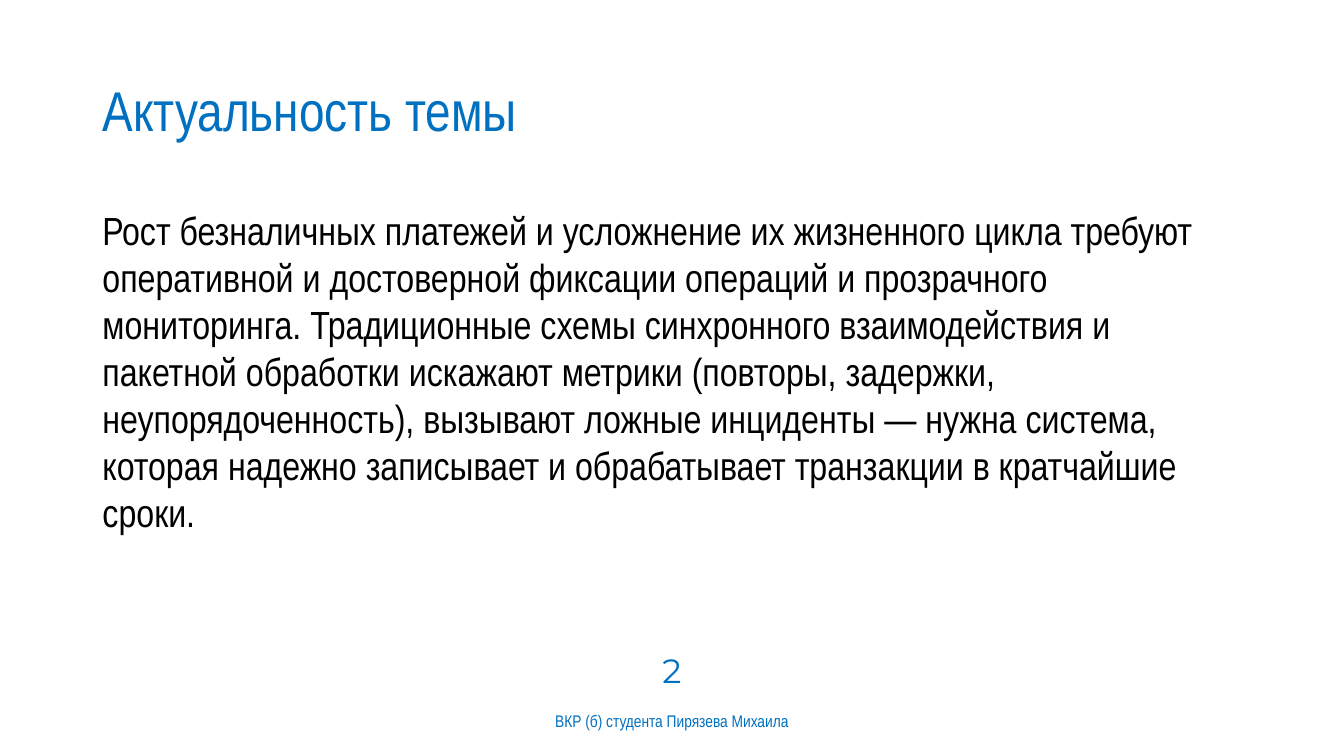
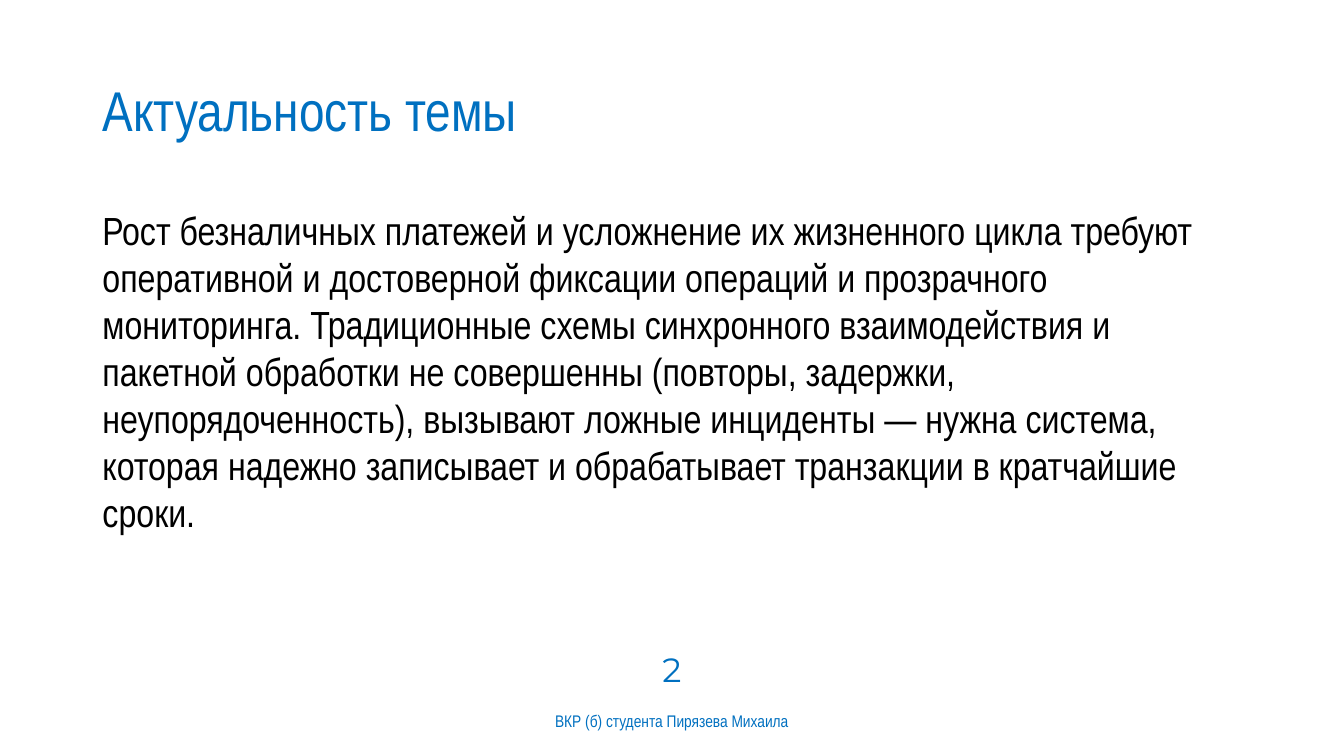
Before and after one commit to MAPiryazev/Diploma, a slide deck: slide 2 of docs/презентация.pptx. Drawn at 1344x756 pixels with LibreOffice and Linux fonts; fonts in the diff are those of the drawing; background and template pictures are left out. Boxes give left, top, right and bottom in pixels: in the first picture for what was removed or moved away, otherwise in the second. Text is boxed around its words. In the diff, an @@ line names an element or a change of style, - is before the commit and + after.

Commit message:
presentation

```diff
--- a/docs/презентация.pptx
+++ b/docs/презентация.pptx
@@ text at bbox=[102, 216, 1192, 535]: text changed @@
-Рост безналичных платежей и усложнение их жизненного цикла требуют оперативной и достоверной фиксации операций и прозрачного мониторинга. Традиционные схемы синхронного взаимодействия и пакетной обработки искажают метрики (повторы, задержки, неупорядоченность), вызывают ложные инциденты — нужна система, которая надежно записывает и обрабатывает транзакции в кратчайшие сроки.
+Рост безналичных платежей и усложнение их жизненного цикла требуют оперативной и достоверной фиксации операций и прозрачного мониторинга. Традиционные схемы синхронного взаимодействия и пакетной обработки не совершенны (повторы, задержки, неупорядоченность), вызывают ложные инциденты — нужна система, которая надежно записывает и обрабатывает транзакции в кратчайшие сроки.
```
Also in this commit, not shown: 4 other slides changed, 10 slides added, 12 slides removed, 6 other files.
